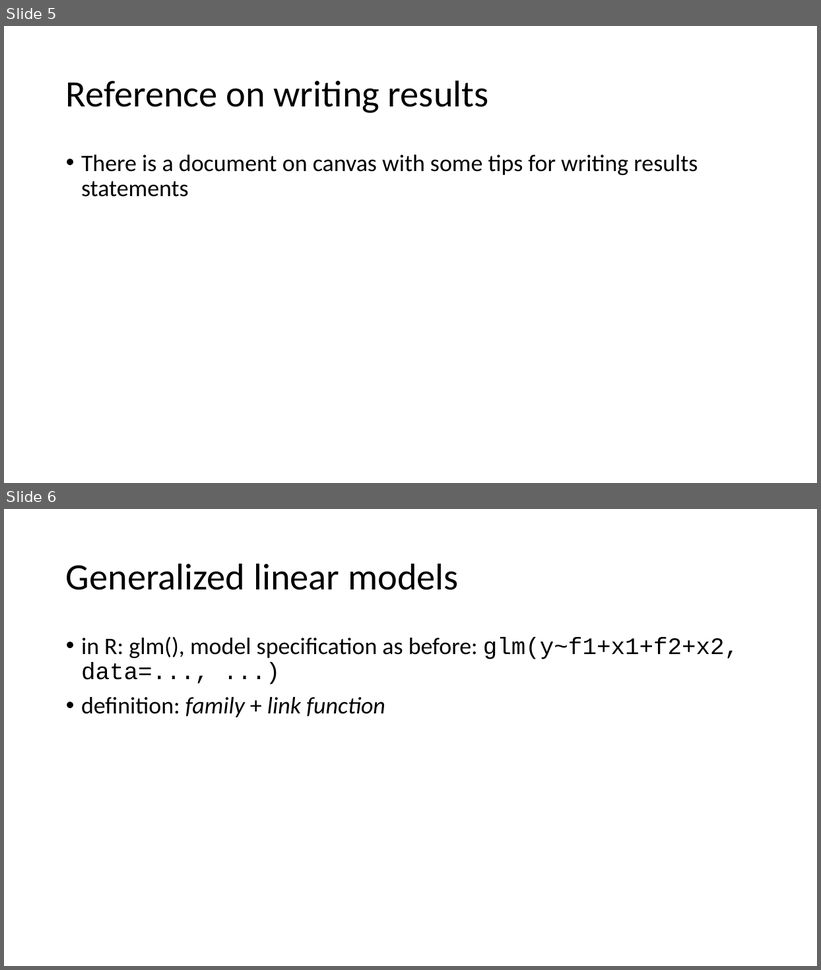
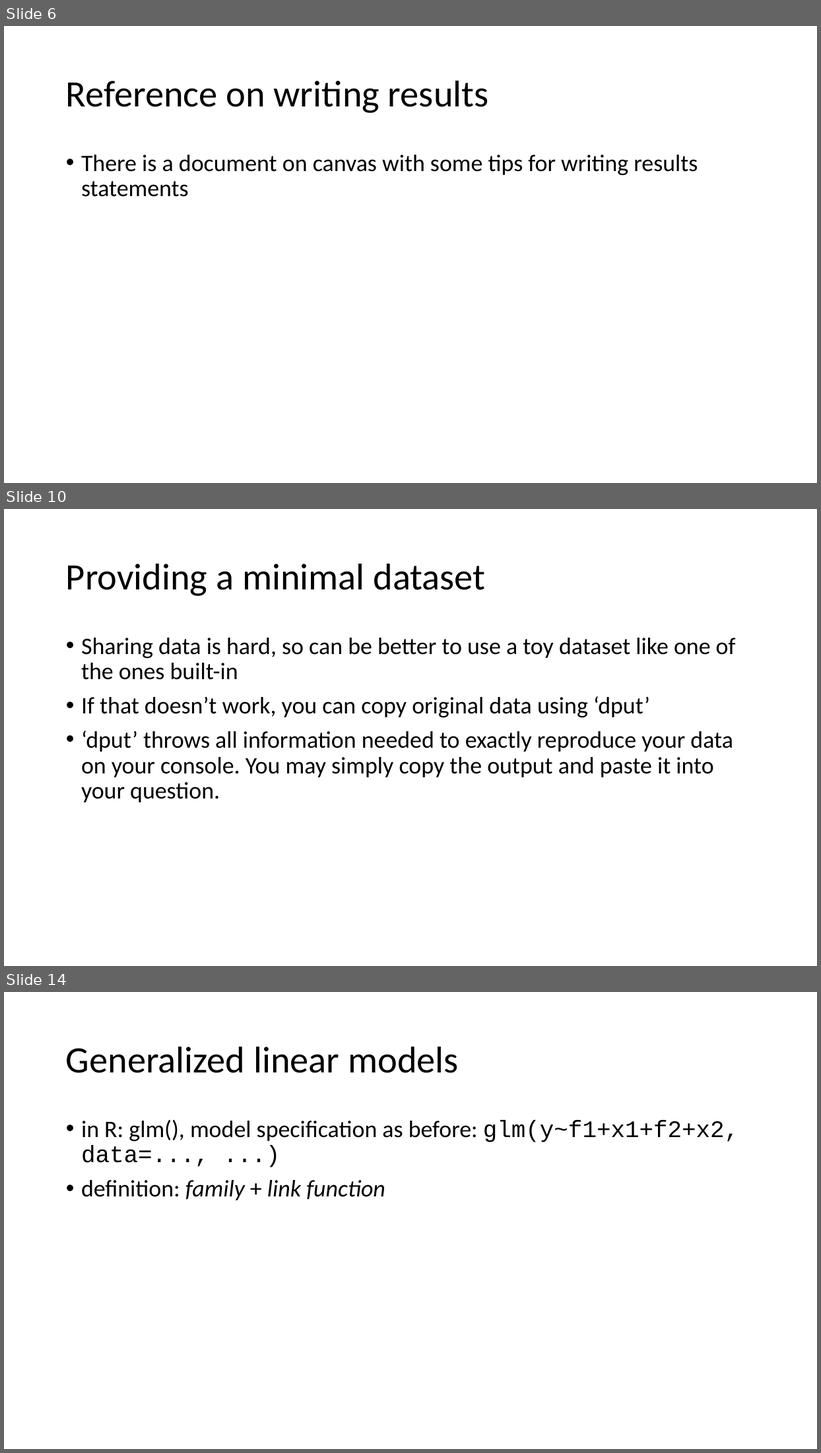
Before and after one commit to VTQuantMethodsEEB/klangwig, a slide deck: lectures/week_10_glms/le10_glms.pptx. Shown one above the other, each under a label of ours: slides 5 and 6 before the commit, slides 6, 10 and 14 after it; the slides between them are not shown. The pictures are 821x970 and 821x1453 pixels, drawn with LibreOffice and Linux fonts; fonts in the diff are those of the drawing. Boxes give left, top, right and bottom in pixels: in the first picture for what was removed or moved away, otherwise in the second. Text is boxed around its words. In the diff, an @@ line names an element or a change of style, - is before the commit and + after.

```diff
--- a/lectures/week_10_glms/le10_glms.pptx
+++ b/lectures/week_10_glms/le10_glms.pptx
@@ slide 10 added at (4,509,817,966), background #FFFFFF @@
@@ title added at (66,563,485,596), 44 pt, text #000000 @@
+Providing a minimal dataset
@@ text added at (81,638,736,803), 28 pt, text #000000 @@
+• Sharing data is hard, so can be better to use a toy dataset like one of the ones built-in
+• If that doesn’t work, you can copy original data using ‘dput’
+• ‘dput’ throws all information needed to exactly reproduce your data on your console. You may simply copy the output and paste it into your question.
@@ what was slide 5 is now slide 6 @@
@@ what was slide 6 is now slide 14 @@
```
Also in this commit, not shown: 6 slides changed, 7 other slides added, 1 other file.
